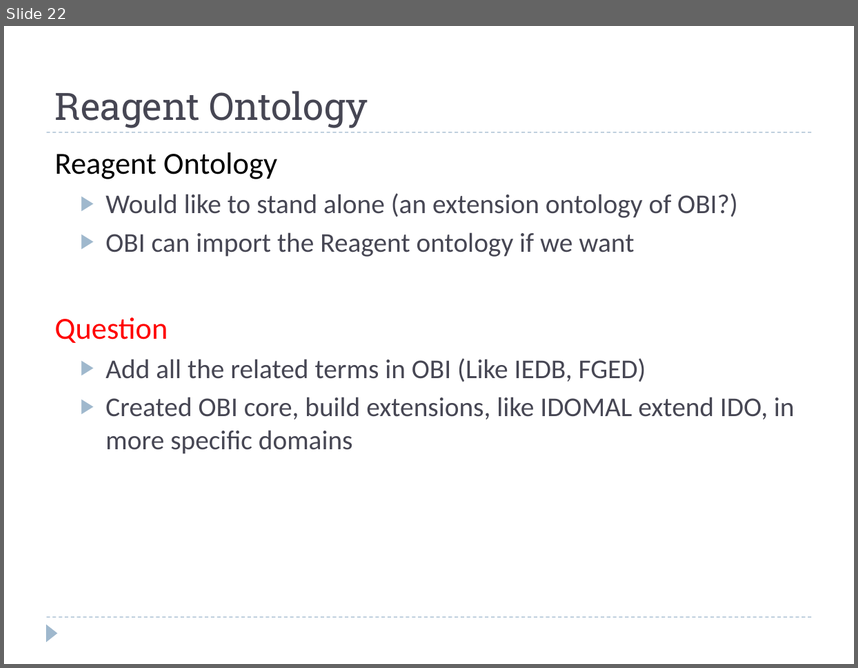
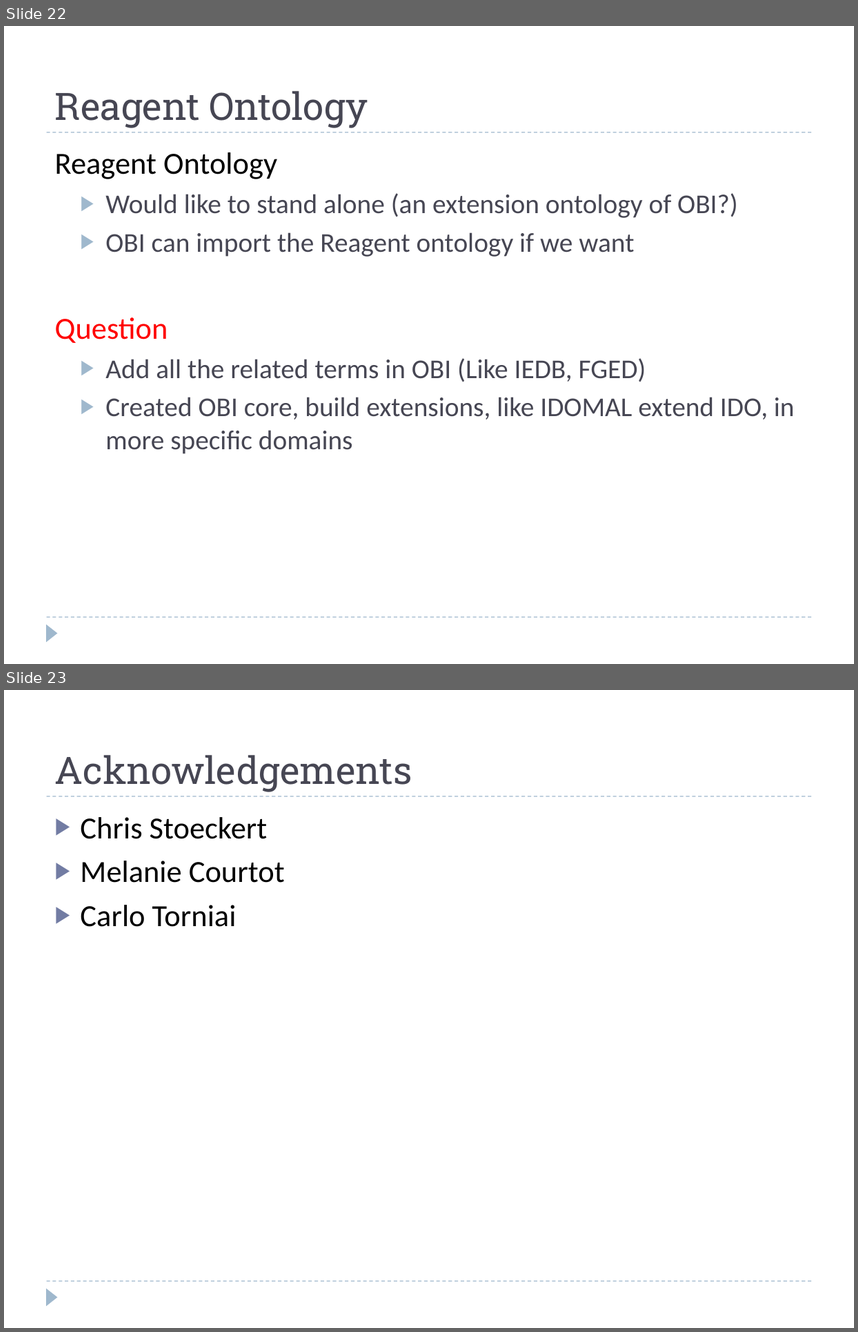
Before and after one commit to obi-ontology/obi-legacy-svn, a slide deck: trunk/docs/presentations/OBI workshop May 2012 Ann Arbor/OBI-tech.ppt. Shown one above the other, each under a label of ours: slide 22 before the commit, slides 22 and 23 after it. The pictures are 858x668 and 858x1332 pixels, drawn with LibreOffice and Linux fonts; fonts in the diff are those of the drawing. Boxes give left, top, right and bottom in pixels: in the first picture for what was removed or moved away, otherwise in the second. Text is boxed around its words. In the diff, an @@ line names an element or a change of style, - is before the commit and + after.

```diff
--- a/trunk/docs/presentations/OBI workshop May 2012 Ann Arbor/OBI-tech.ppt
+++ b/trunk/docs/presentations/OBI workshop May 2012 Ann Arbor/OBI-tech.ppt
@@ slide 23 added at bbox=[4, 690, 854, 1328], background #FFFFFF; not listed: 3 template elements that a slide beside it also shows @@
@@ title added at bbox=[55, 755, 412, 792], 32 pt, text #464653 @@
+Acknowledgements
@@ text added at bbox=[80, 817, 285, 927], 26 pt, text #000000 @@
+▶ Chris Stoeckert
+▶ Melanie Courtot
+▶ Carlo Torniai
```
Also in this commit, not shown: 1 slide changed.
